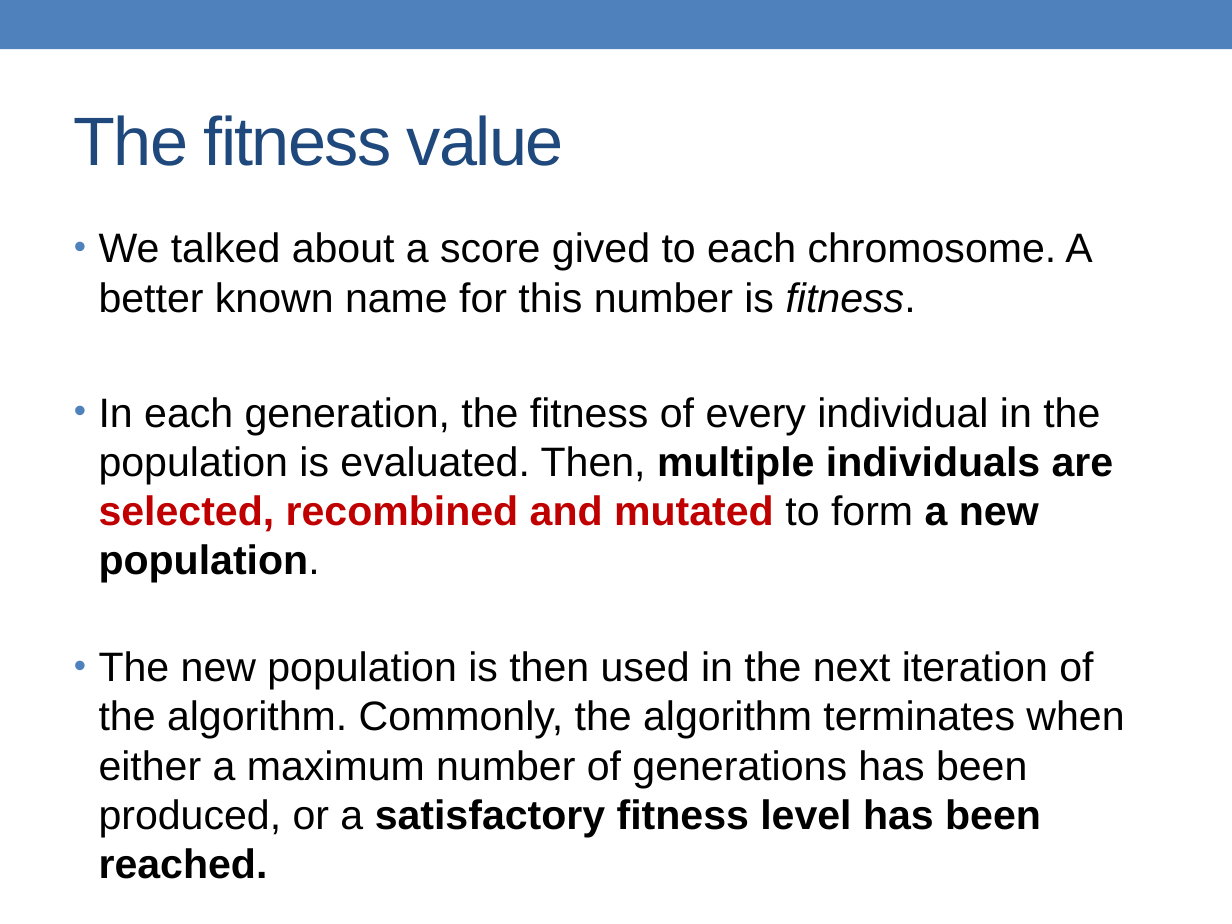
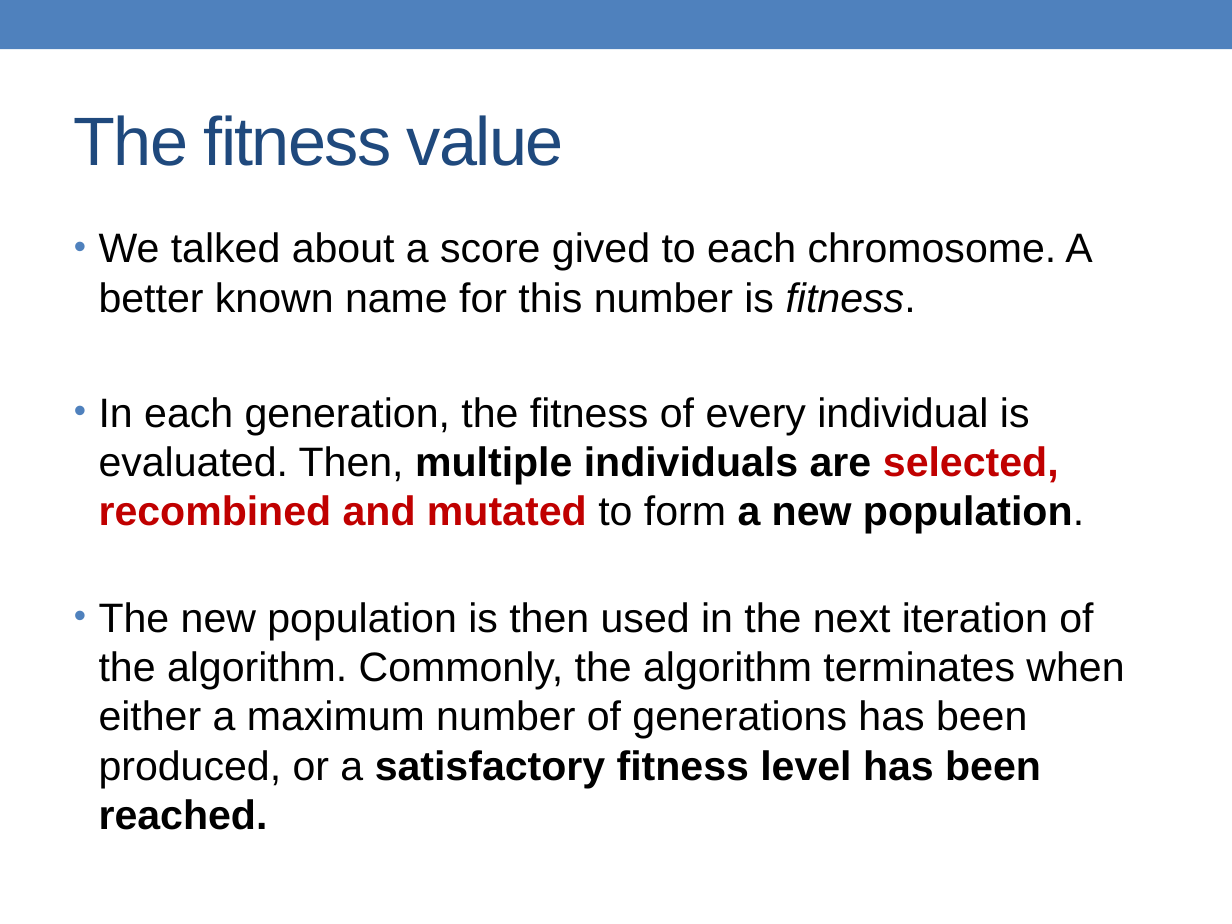
Before and after one commit to alessandrofrancesconi/carwin, a slide deck: slide 20 of presentation.pptx (slide 19 before the commit). Drawn at 1232x924 pixels with LibreOffice and Linux fonts; fonts in the diff are those of the drawing. Boxes give left, top, right and bottom in pixels: in the first picture for what was removed or moved away, otherwise in the second. Text is boxed around its words. In the diff, an @@ line names an element or a change of style, - is before the commit and + after.

```diff
--- a/presentation.pptx
+++ b/presentation.pptx
@@ text at [99, 397, 1084, 533]: text changed @@
-• In each generation, the fitness of every individual in the population is evaluated. Then, multiple individuals are selected, recombined and mutated to form a new population.
+• In each generation, the fitness of every individual is evaluated. Then, multiple individuals are selected, recombined and mutated to form a new population.
```
Also in this commit, not shown: 2 other slides changed, 1 slide added, 1 other file.
